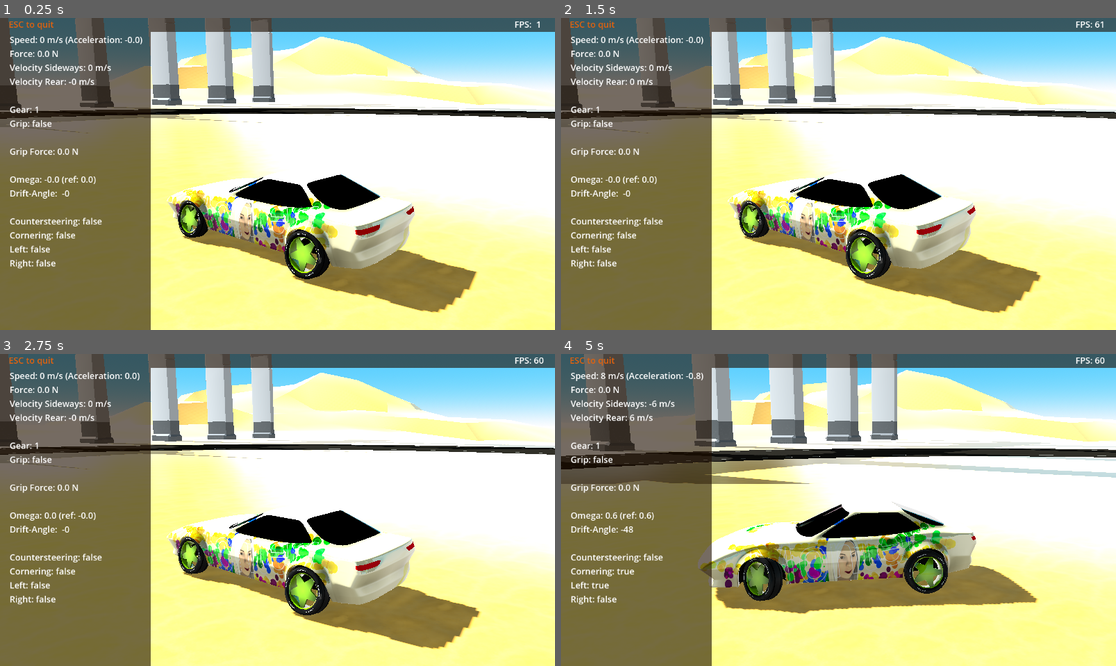
Above: before the commit, frames 1-4 (two rows, left to right).
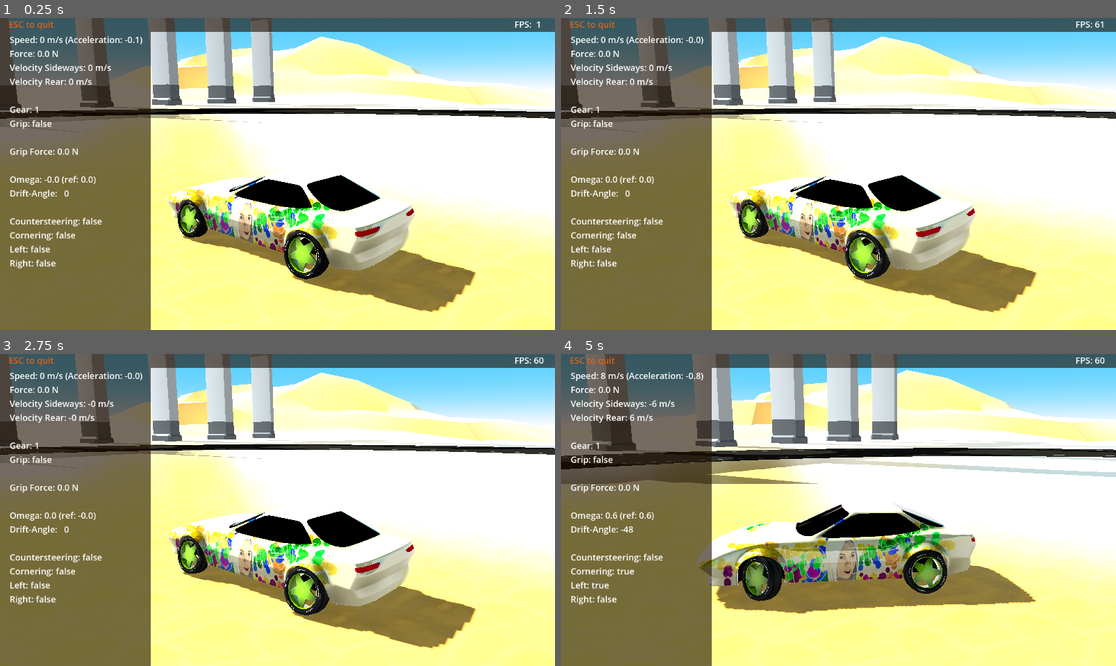
Above: after the commit, the same moments.

Repository: tomaga-dev/DriftCarG4
Game: Godot game, scene res://Scenes/Start.tscn
The game is run twice, just before and just after one commit, with the same random seed, the same clock (stepped at 60 frames per second) and the same inputs.
Inputs:
- Up to frame 1 (0.25 s): no input
- Up to frame 2 (1.5 s): hold Right (controller_right) 0.53-1.28 s; hold Down (controller_brake) from 1.28 s (still down)
- Up to frame 3 (2.75 s): tap Enter at 2 s; release Down (controller_brake) at 2.03 s; hold Right (controller_right) from 2.03 s (still down)
- Up to frame 4 (5 s): tap Space at 2.75 s; release Right (controller_right) at 2.78 s; hold Up (controller_accelerate) 2.78-3.53 s; hold Left (controller_left) from 3.53 s (still down)

The runs differ from the first frame. In frame 1, 2.2% of the frame differs, in the area x 1-87%, y 1-95%; in frame 2, 2.7%; in frame 3, 2.7%; in frame 4, 4.2%, in the area x 0-100%, y 0-100%.

Commit message:
Limiter for the shock absorbers
This is intended to prevent the shock absorbers from bottoming out. It
also limits car roll.

Diff:
--- a/Drift Car/Scenes/Start.tscn
+++ b/Drift Car/Scenes/Start.tscn
@@ -49,12 +49,12 @@
 custom_solver_bias = 1.0
 size = Vector3(10, 100, 500)
 
-[sub_resource type="CylinderShape3D" id="CylinderShape3D_8e0f4"]
-height = 0.31
-radius = 0.87
-
 [sub_resource type="BoxShape3D" id="BoxShape3D_jikxc"]
 size = Vector3(1, 0.3, 1)
+
+[sub_resource type="CapsuleShape3D" id="CapsuleShape3D_kmjwe"]
+radius = 0.3
+height = 3.5
 
 [node name="Start" type="Node"]
 script = ExtResource("1_gi87r")
@@ -109,14 +109,6 @@
 [node name="CameraTarget" type="Node3D" parent="Monteri"]
 transform = Transform3D(1, 0, 0, 0, 1, 0, 0, 0, 1, 0, 0.87, 0)
 
-[node name="CollisionShapeFront" type="CollisionShape3D" parent="Monteri"]
-transform = Transform3D(1, 0, 0, 0, 1, 0, 0, 0, 1, 0, 0.04, -1.5)
-shape = SubResource("CylinderShape3D_8e0f4")
-
-[node name="CollisionShapeTop" type="CollisionShape3D" parent="Monteri"]
-transform = Transform3D(1, 0, 0, 0, 1, 0, 0, 0, 1, 0, 0.77, 0.56)
-shape = SubResource("BoxShape3D_jikxc")
-
 [node name="On" type="AudioStreamPlayer3D" parent="Monteri"]
 stream = ExtResource("8_5x8ta")
 bus = &"On"
@@ -124,6 +116,18 @@
 [node name="Off" type="AudioStreamPlayer3D" parent="Monteri"]
 stream = ExtResource("9_dqhyg")
 bus = &"Off"
+
+[node name="CollisionShapeTop" type="CollisionShape3D" parent="Monteri"]
+transform = Transform3D(1, 0, 0, 0, 1, 0, 0, 0, 1, 0, 0.77, 0.56)
+shape = SubResource("BoxShape3D_jikxc")
+
+[node name="CollisionShapeLeft" type="CollisionShape3D" parent="Monteri"]
+transform = Transform3D(1, 0, 0, 0, -4.37114e-08, -1, 0, 1, -4.37114e-08, -0.77, 0, 0)
+shape = SubResource("CapsuleShape3D_kmjwe")
+
+[node name="CollisionShapeRight" type="CollisionShape3D" parent="Monteri"]
+transform = Transform3D(1, 0, 0, 0, -4.37114e-08, -1, 0, 1, -4.37114e-08, 0.77, 0, 0)
+shape = SubResource("CapsuleShape3D_kmjwe")
 
 [node name="ReflectionProbe" type="ReflectionProbe" parent="."]
 size = Vector3(500, 100, 500)
